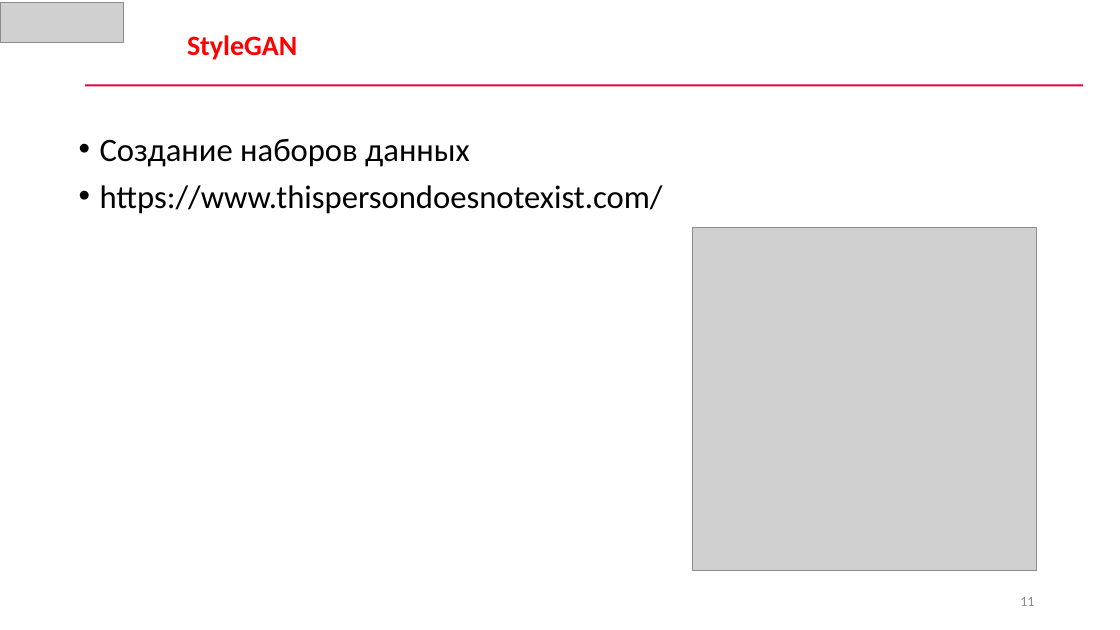
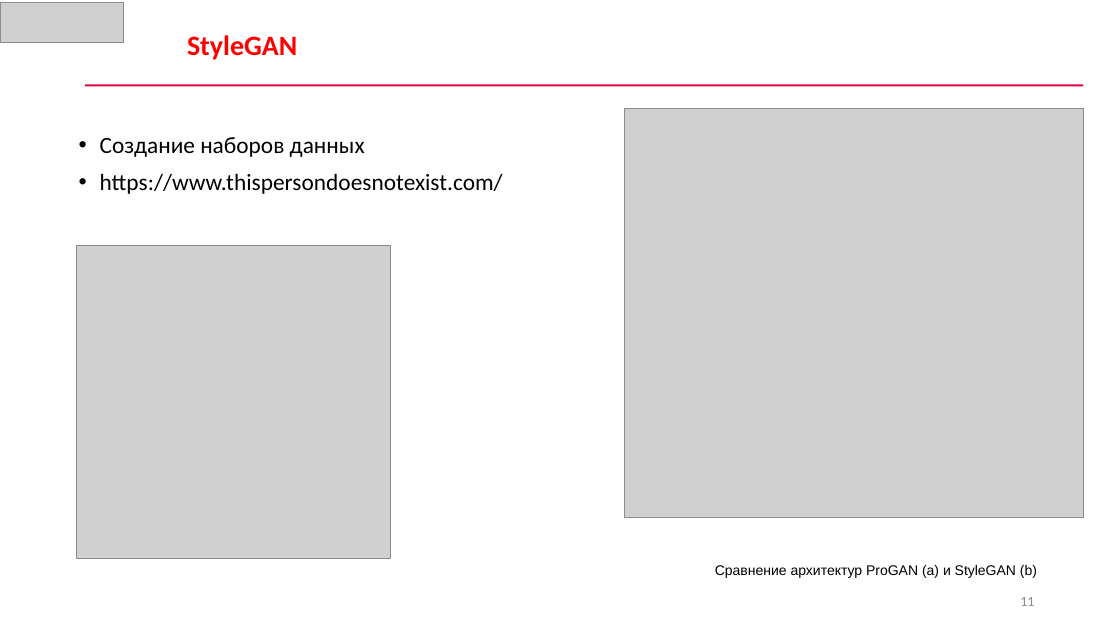
Before and after one commit to CyberLympha/AI-for-IS-Course, a slide deck: slide 11 of Лекции/Состязательные модели в ИБ.pptx. Drawn at 1120x630 pixels with LibreOffice and Linux fonts; fonts in the diff are those of the drawing; grey boxes stand for pictures. Boxes give left, top, right and bottom in pixels: in the first picture for what was removed or moved away, otherwise in the second. Text is boxed around its words. In the diff, an @@ line names an element or a change of style, - is before the commit and + after.

```diff
--- a/Лекции/Состязательные модели в ИБ.pptx
+++ b/Лекции/Состязательные модели в ИБ.pptx
@@ picture added at [625, 108, 1084, 518] @@
@@ text "Создание наборов данных" at [100, 137, 503, 194]: size 28 to 20 pt @@
@@ picture: place and size @@
-picture at [692, 228, 1037, 571]
+picture at [76, 245, 391, 559]
@@ text added at [715, 565, 1037, 578], 12 pt, text #000000 @@
+Сравнение архитектур ProGAN (a) и StyleGAN (b)
```
Also in this commit, not shown: 7 other slides changed, 3 slides added, 1 other file.
